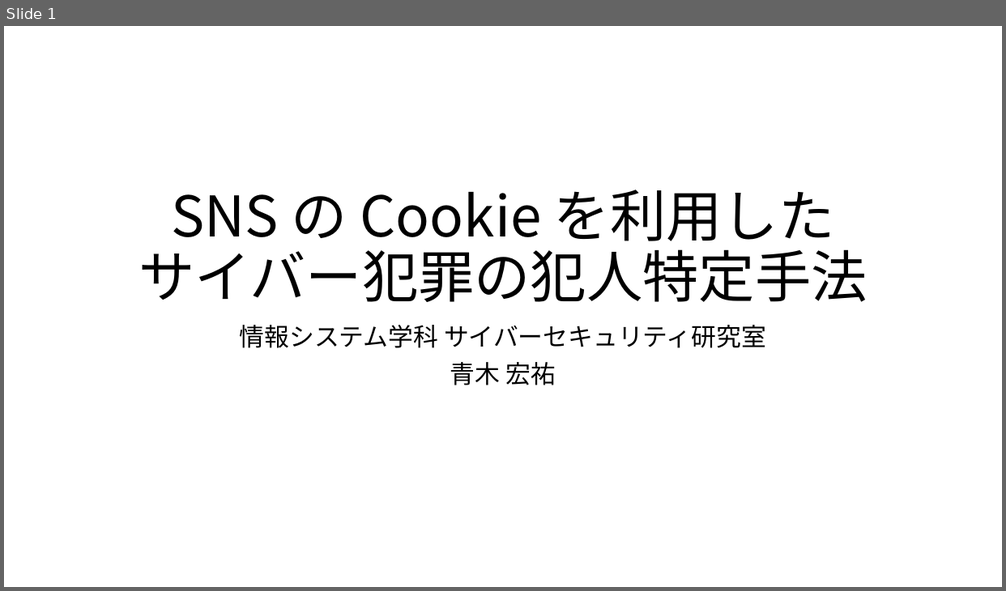
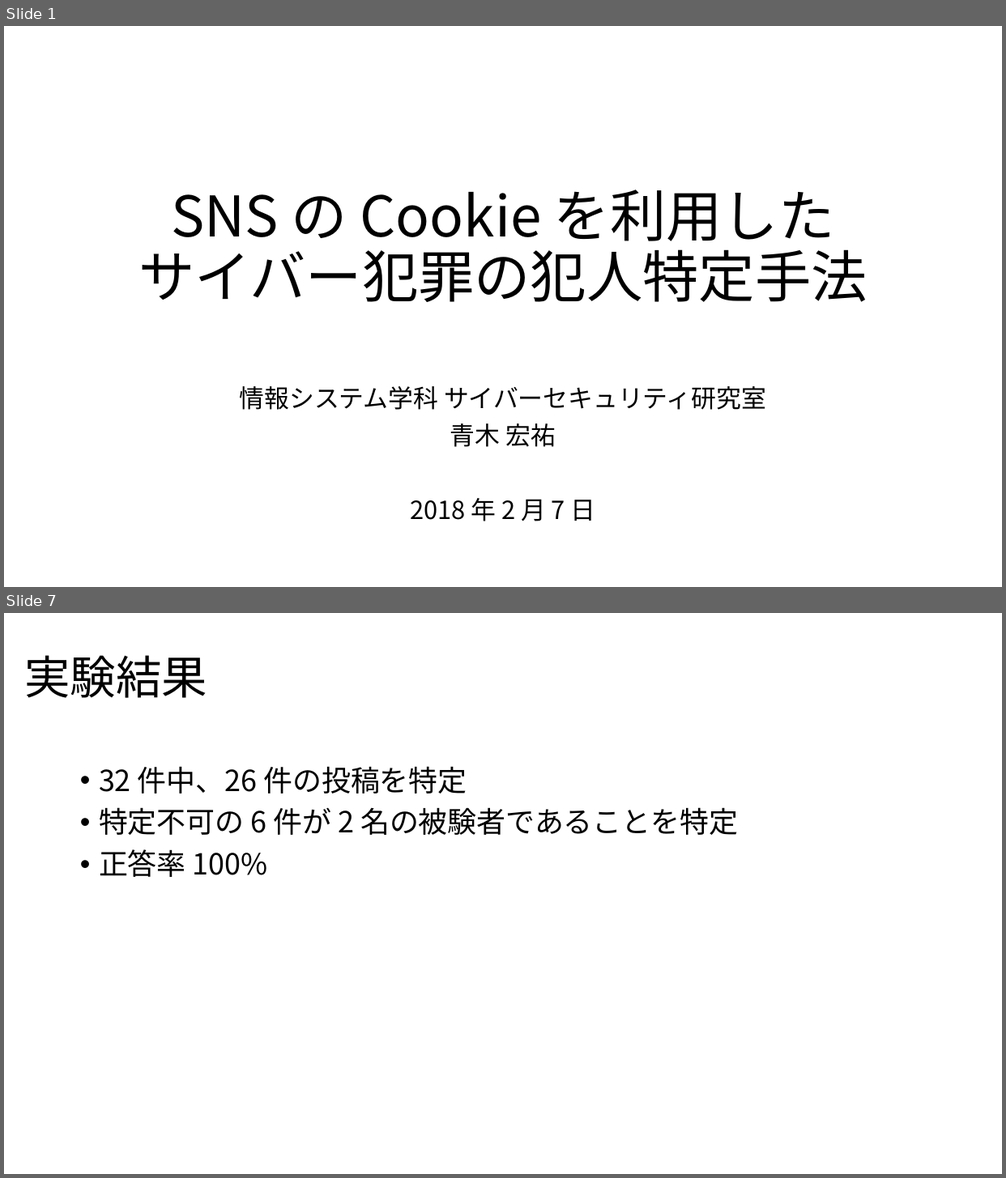
Before and after one commit to noraworld/graduation-thesis, a slide deck: presentation_slides.pptx. Shown one above the other, each under a label of ours: slide 1 before the commit, slides 1 and 7 after it; the slides between them are not shown. The pictures are 1006x591 and 1006x1178 pixels, drawn with LibreOffice and Linux fonts; fonts in the diff are those of the drawing. Boxes give left, top, right and bottom in pixels: in the first picture for what was removed or moved away, otherwise in the second. Text is boxed around its words. In the diff, an @@ line names an element or a change of style, - is before the commit and + after.

```diff
--- a/presentation_slides.pptx
+++ b/presentation_slides.pptx
@@ slide 7 added at (4,613,1002,1174), background #FFFFFF @@
@@ title added at (24,655,207,698), 44 pt, text #000000 @@
+実験結果
@@ text added at (99,766,738,877), 28 pt, text #000000 @@
+• 32 件中、26 件の投稿を特定
+• 特定不可の 6 件が 2 名の被験者であることを特定
+• 正答率 100%
@@ slide 1 changed as well @@
@@ subtitle "情報システム学科 サイバーセキュリティ研究室": place and size @@
-subtitle "情報システム学科 サイバーセキュリティ研究室" at (240,325,766,386)
+subtitle "情報システム学科 サイバーセキュリティ研究室" at (240,386,766,522)
@@ subtitle at (410,498,596,522): paragraph added @@
+2018 年 2 月 7 日
```
Also in this commit, not shown: 8 other slides added, 2 other files.
